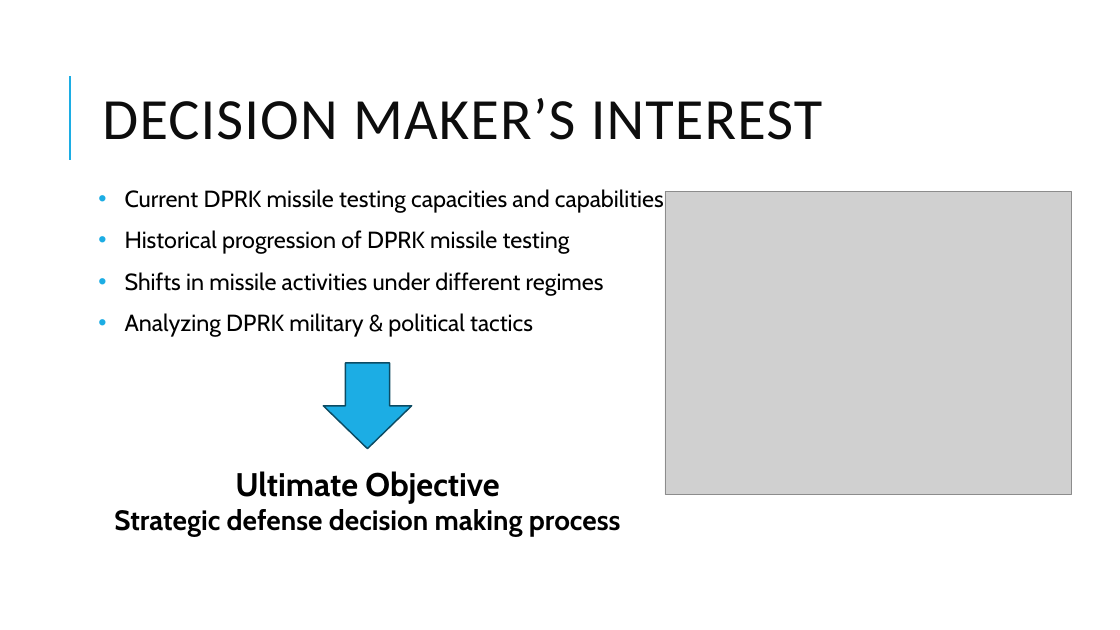
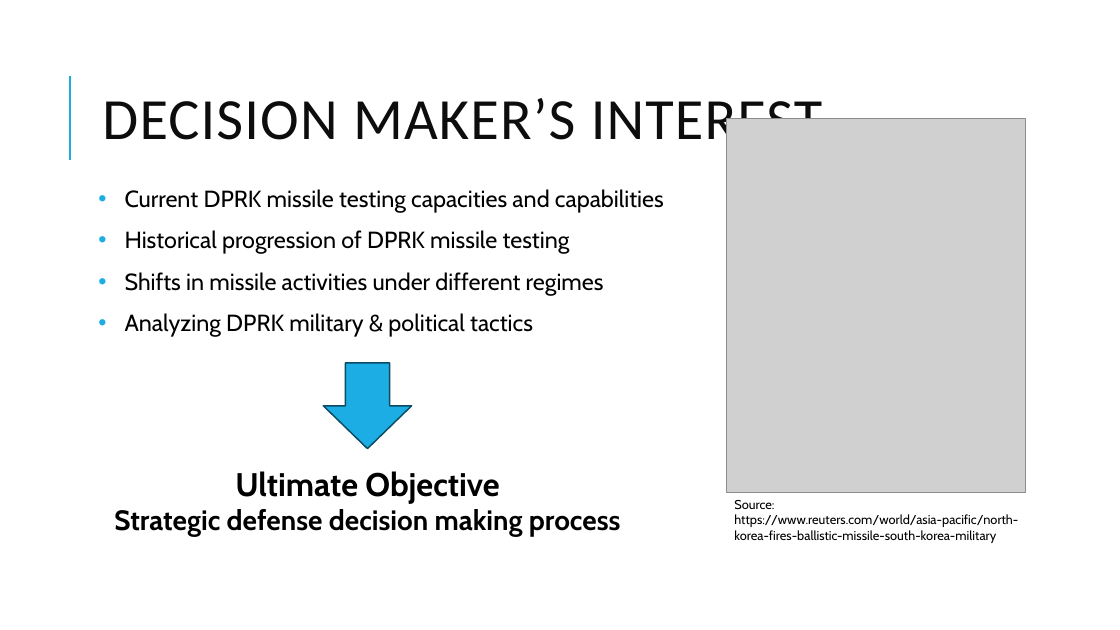
Before and after one commit to mesege1/dprk_missile_stats, a slide deck: slide 2 of ppt/North Korean Missile testing.pptx. Drawn at 1120x630 pixels with LibreOffice and Linux fonts; fonts in the diff are those of the drawing; grey boxes stand for pictures. Boxes give left, top, right and bottom in pixels: in the first picture for what was removed or moved away, otherwise in the second. Text is boxed around its words. In the diff, an @@ line names an element or a change of style, - is before the commit and + after.

```diff
--- a/ppt/North Korean Missile testing.pptx
+++ b/ppt/North Korean Missile testing.pptx
@@ picture: place and size @@
-picture at box(665, 192, 1072, 495)
+picture at box(726, 118, 1026, 493)
@@ text added at box(734, 500, 1018, 543), 11 pt, text #000000 @@
+Source:
+https://www.reuters.com/world/asia-pacific/north-korea-fires-ballistic-missile-south-korea-military
```
Also in this commit, not shown: 1 other slide changed, 2 other files.
